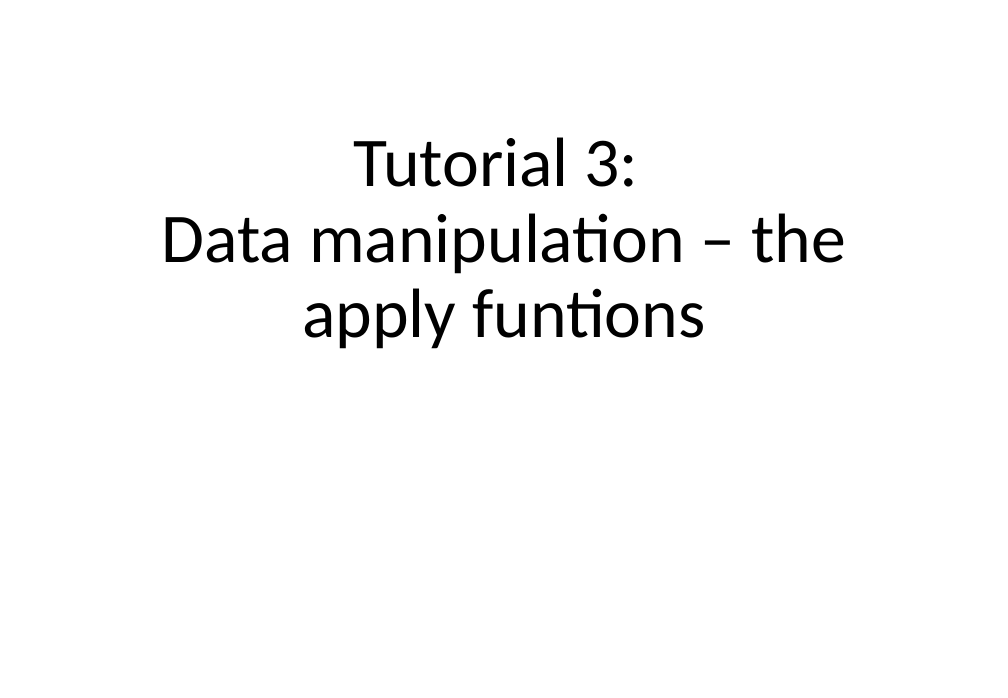
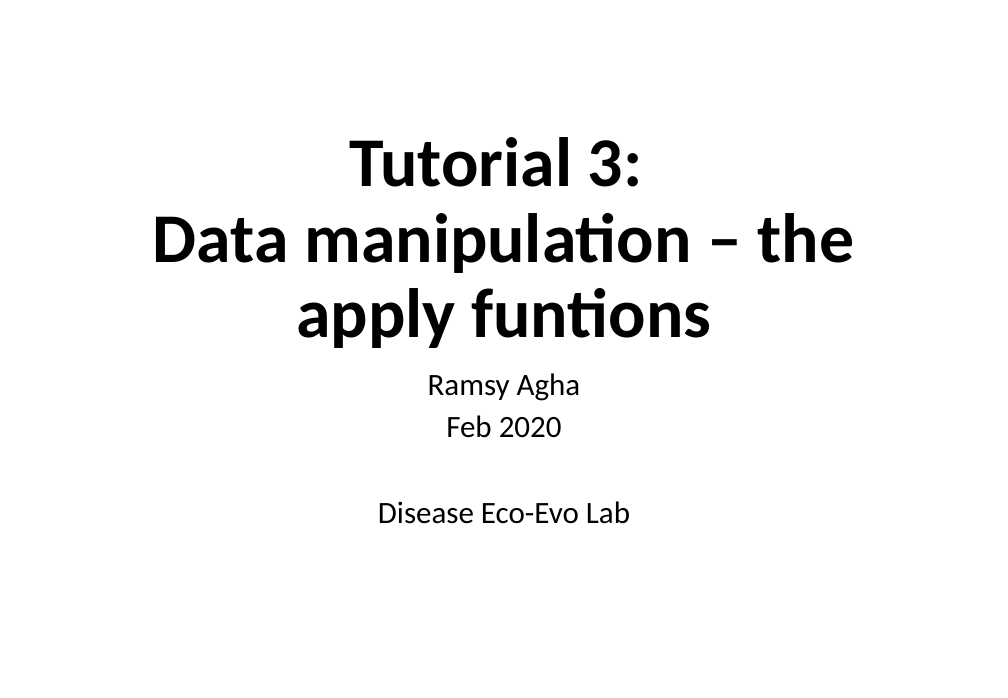
Before and after one commit to ramsyagha/tutorials, a slide deck: slide 37 of Lectures/1_Introduction to R.pptx. Drawn at 1008x698 pixels with LibreOffice and Linux fonts; fonts in the diff are those of the drawing. Boxes give left, top, right and bottom in pixels: in the first picture for what was removed or moved away, otherwise in the second. Text is boxed around its words. In the diff, an @@ line names an element or a change of style, - is before the commit and + after.

```diff
--- a/Lectures/1_Introduction to R.pptx
+++ b/Lectures/1_Introduction to R.pptx
@@ title "Tutorial 3: Data manipulation – ..." at bbox=[153, 137, 855, 348]: bold on @@
@@ subtitle added at bbox=[378, 373, 630, 524], 24 pt, text #000000 @@
+Ramsy Agha
+Feb 2020
+Disease Eco-Evo Lab
```
Also in this commit, not shown: 7 other slides changed.
